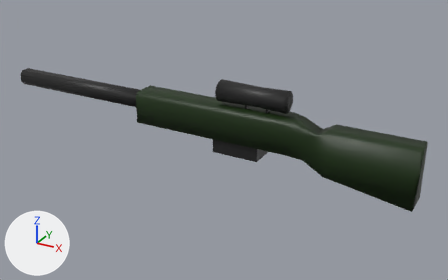
A saved change to the glTF model Art/Models/sniper.glb.
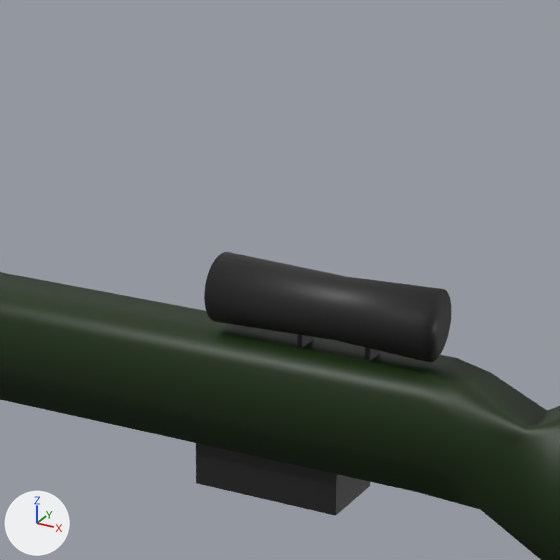
There are two pictures of each version: one whole from a camera (50 mm lens) standing at (2.66, -4.63, 2.79) and looking at (0.09, 0.05, 0.45), one close up on the part from 34% to 73% of the width and 0% to 63% of the height. The lights are fixed; the arrows at lower left show +X, +Y and +Z. The last two pictures show the newer version. Where no turn or scale is listed for an object, it has been applied to the vertices.

The scene before the commit, as lines of its bpy script (objects in view):
```python
me_cube_001 = bpy.data.meshes.new('Cube.001')
me_cube_001.from_pydata(...)  # 26 vertices, 48 faces; spans x -0.7..1.97, y -0.14..0.14, z -0.4..0.15
me_cube_001.materials.append(mat_material_001)  # black #112b00
me_cube_005 = bpy.data.meshes.new('Cube.005')
me_cube_005.from_pydata(...)  # a box spanning x -0.225..0.225, y -0.113..0.113, z -0.148..0.148
me_cube_005.materials.append(mat_material_002)  # black #1d1d1d
me_cylinder_003 = bpy.data.meshes.new('Cylinder.003')
me_cylinder_003.from_pydata(...)  # 96 vertices, 188 faces; spans x -0.1..0.1, y -0.1..0.1, z -0.25..0.25
me_cylinder_003.materials.append(mat_material_002)  # black #1d1d1d
ob_cube = bpy.data.objects.new('Cube', me_cube_005)
ob_cube.location = (0.285, 0.0, 0.529)
ob_cube_001 = bpy.data.objects.new('Cube.001', me_cube_001)
ob_cube_001.location = (-0.071, 0.0, 0.676)
ob_cylinder = bpy.data.objects.new('Cylinder', me_cylinder_003)
ob_cylinder.location = (0.413, 0.0, 0.952)
ob_cylinder.rotation_euler = (0.0, 1.571, 0.0)  # degrees (0, 90, 0)
ob_cylinder.scale = (1.0, 1.0, 1.32)
```
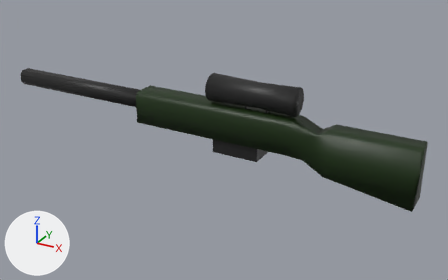
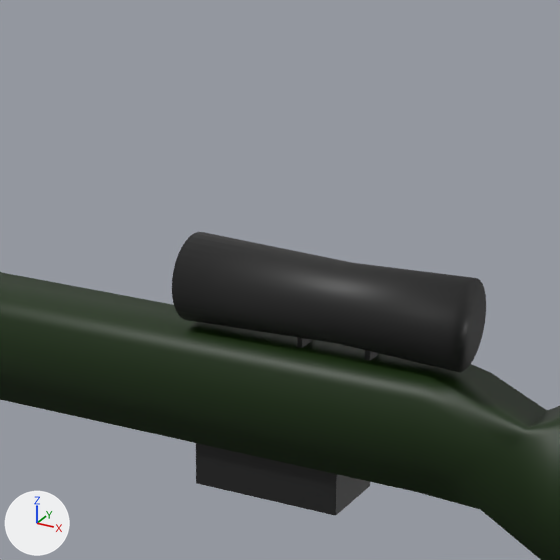
What differs and where, as boxes [x1, y1, x2, y2] in the close-ups (560 x 560 px):
'Cylinder', moved, rescaled (27% wider, 27% taller)
    before: [204, 252, 451, 362]
    after: [172, 232, 486, 372]

What changed in the scene script:
```text
Change ob_cylinder:
    ob_cylinder.location: (0.413, 0.0, 0.952) -> (0.413, 0.0, 0.97)
    ob_cylinder.scale: (1.0, 1.0, 1.32) -> (1.27, 1.27, 1.67)
```
